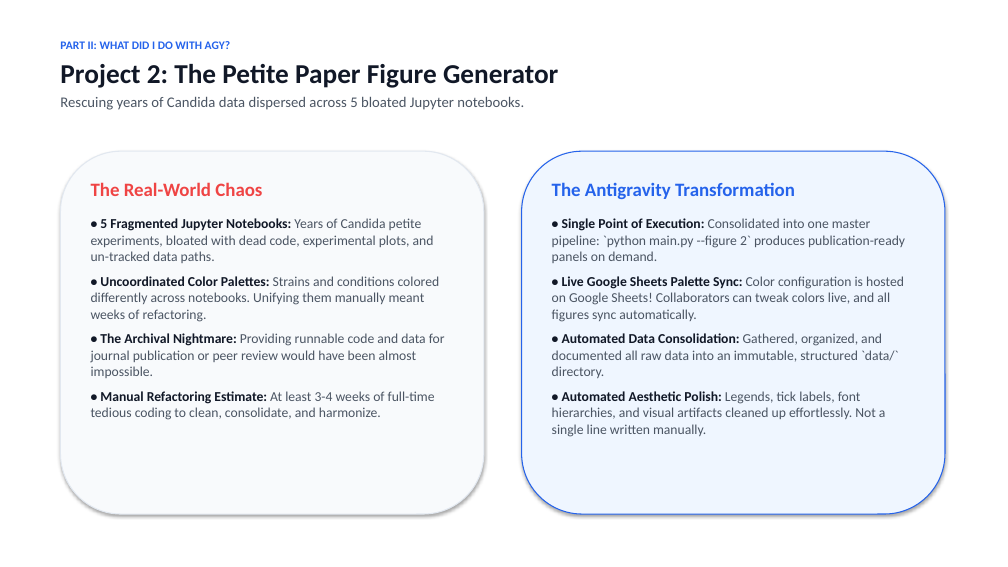
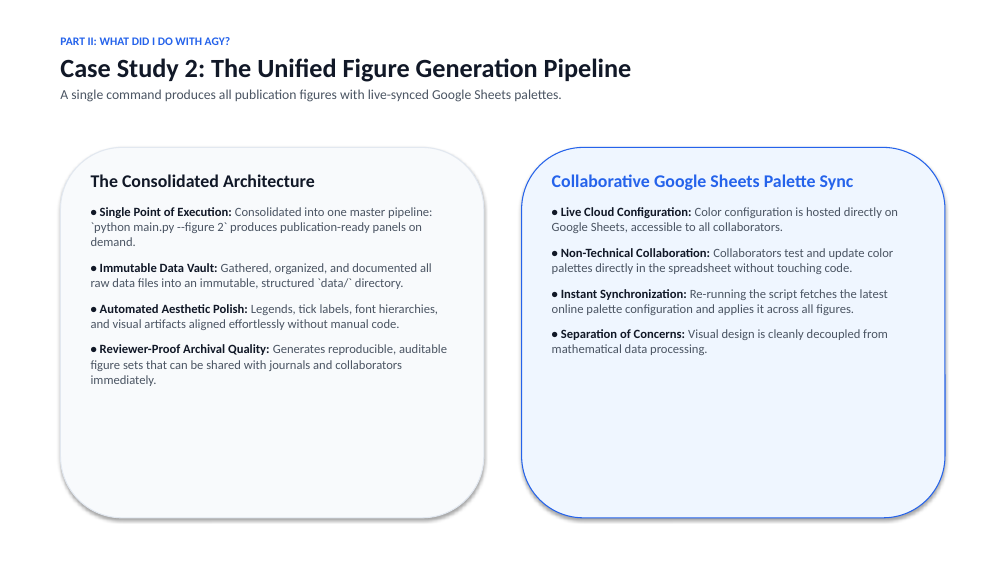
Before and after one commit to berman-lab/antigravity-intoduction-presentation, a slide deck: slide 9 of antigravity_lab_presentation.pptx (slide 7 before the commit). Drawn at 1008x567 pixels with LibreOffice and Linux fonts; fonts in the diff are those of the drawing. Boxes give left, top, right and bottom in pixels: in the first picture for what was removed or moved away, otherwise in the second. Text is boxed around its words. In the diff, an @@ line names an element or a change of style, - is before the commit and + after.

```diff
--- a/antigravity_lab_presentation.pptx
+++ b/antigravity_lab_presentation.pptx
@@ text at (60, 58, 632, 102): text changed; size 14 to 13 pt @@
-Project 2: The Petite Paper Figure Generator
-Rescuing years of Candida data dispersed across 5 bloated Jupyter notebooks.
+Case Study 2: The Unified Figure Generation Pipeline
+A single command produces all publication figures with live-synced Google Sheets palettes.
@@ text at (60, 36, 231, 49): less space between paragraphs @@
@@ rounded rectangle: place and size @@
-rounded rectangle at (60, 151, 484, 514)
+rounded rectangle at (60, 147, 484, 518)
@@ rounded rectangle: place and size @@
-rounded rectangle at (522, 151, 945, 514)
+rounded rectangle at (522, 147, 945, 518)
@@ text at (91, 174, 447, 386): text changed; size 13 to 12 pt @@
-The Real-World Chaos
-• 5 Fragmented Jupyter Notebooks: Years of Candida petite experiments, bloated with dead code, experimental plots, and un-tracked data paths.
-• Uncoordinated Color Palettes: Strains and conditions colored differently across notebooks. Unifying them manually meant weeks of refactoring.
-• The Archival Nightmare: Providing runnable code and data for journal publication or peer review would have been almost impossible.
-• Manual Refactoring Estimate: At least 3-4 weeks of full-time tedious coding to clean, consolidate, and harmonize.
+The Consolidated Architecture
+• Single Point of Execution: Consolidated into one master pipeline: `python main.py --figure 2` produces publication-ready panels on demand.
+• Immutable Data Vault: Gathered, organized, and documented all raw data files into an immutable, structured `data/` directory.
+• Automated Aesthetic Polish: Legends, tick labels, font hierarchies, and visual artifacts aligned effortlessly without manual code.
+• Reviewer-Proof Archival Quality: Generates reproducible, auditable figure sets that can be shared with journals and collaborators immediately.
@@ text at (552, 174, 898, 355): text changed; size 13 to 12 pt @@
-The Antigravity Transformation
-• Single Point of Execution: Consolidated into one master pipeline: `python main.py --figure 2` produces publication-ready panels on demand.
-• Live Google Sheets Palette Sync: Color configuration is hosted on Google Sheets! Collaborators can tweak colors live, and all figures sync automatically.
-• Automated Data Consolidation: Gathered, organized, and documented all raw data into an immutable, structured `data/` directory.
-• Automated Aesthetic Polish: Legends, tick labels, font hierarchies, and visual artifacts cleaned up effortlessly. Not a single line written manually.
+Collaborative Google Sheets Palette Sync
+• Live Cloud Configuration: Color configuration is hosted directly on Google Sheets, accessible to all collaborators.
+• Non-Technical Collaboration: Collaborators test and update color palettes directly in the spreadsheet without touching code.
+• Instant Synchronization: Re-running the script fetches the latest online palette configuration and applies it across all figures.
+• Separation of Concerns: Visual design is cleanly decoupled from mathematical data processing.
```
Also in this commit, not shown: 10 other slides changed, 17 slides added, 7 slides removed, 1 other file.
